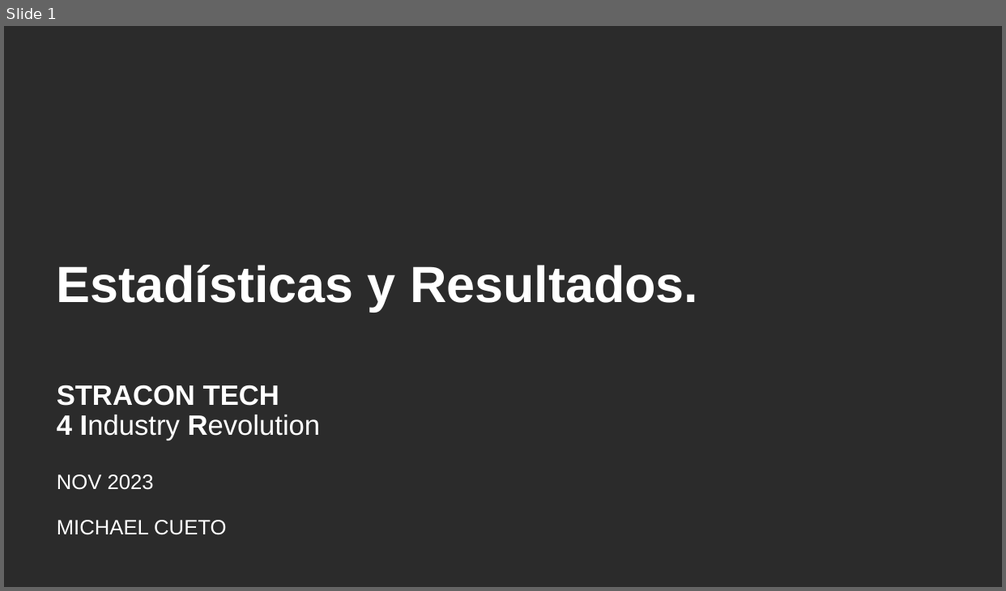
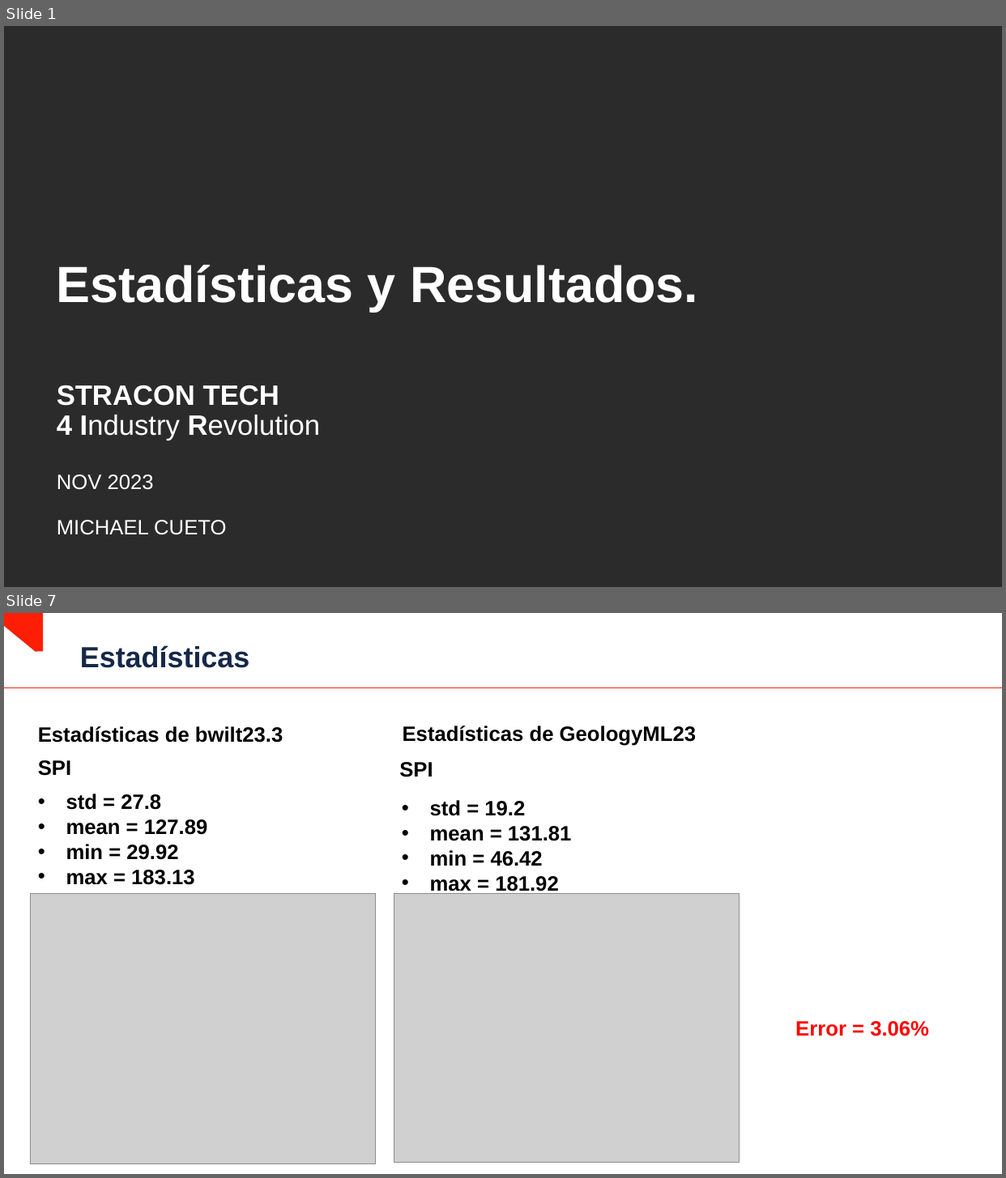
Before and after one commit to MichaelCueto/GeologyML23, a slide deck: 01_Analisis/Estadisticas y Resultados.pptx. Shown one above the other, each under a label of ours: slide 1 before the commit, slides 1 and 7 after it; the slides between them are not shown. The pictures are 1006x591 and 1006x1178 pixels, drawn with LibreOffice and Linux fonts; fonts in the diff are those of the drawing; grey boxes stand for pictures; background and template pictures are left out; a plain dark background stands for a picture behind light text. Boxes give left, top, right and bottom in pixels: in the first picture for what was removed or moved away, otherwise in the second. Text is boxed around its words. In the diff, an @@ line names an element or a change of style, - is before the commit and + after.

```diff
--- a/01_Analisis/Estadisticas y Resultados.pptx
+++ b/01_Analisis/Estadisticas y Resultados.pptx
@@ slide 7 added at (x1=4, y1=613, x2=1002, y2=1174), background #FFFFFF @@
@@ freeform shape added at (x1=4, y1=613, x2=43, y2=651), fill #FD1E05 @@
@@ title added at (x1=80, y1=645, x2=249, y2=668), 28 pt, text #152848, bold @@
+Estadísticas
@@ line added from (4, 688) to (1002, 688), #FD1E05 0.5 pt @@
@@ text added at (x1=38, y1=726, x2=283, y2=743), 20 pt, text #000000, bold @@
+Estadísticas de bwilt23.3
@@ text added at (x1=403, y1=726, x2=696, y2=746), 20 pt, text #000000, bold @@
+Estadísticas de GeologyML23
@@ text added at (x1=38, y1=760, x2=71, y2=776), 20 pt, text #000000, bold @@
+SPI
@@ text added at (x1=399, y1=762, x2=432, y2=777), 20 pt, text #000000, bold @@
+SPI
@@ text added at (x1=66, y1=794, x2=208, y2=885), 20 pt, text #000000, bold @@
+• std = 27.8
+• mean = 127.89
+• min = 29.92
+• max = 183.13
@@ text added at (x1=430, y1=800, x2=572, y2=896), 20 pt, text #000000, bold @@
+• std = 19.2
+• mean = 131.81
+• min = 46.42
+• max = 181.92
@@ picture added at (x1=30, y1=894, x2=375, y2=1164) @@
@@ picture added at (x1=394, y1=894, x2=740, y2=1163) @@
@@ text added at (x1=795, y1=1021, x2=929, y2=1037), 20 pt, text #FF0000, bold @@
+Error = 3.06%
```
Also in this commit, not shown: 2 slides changed, 3 other slides added, 5 slides removed, 11 other files.
